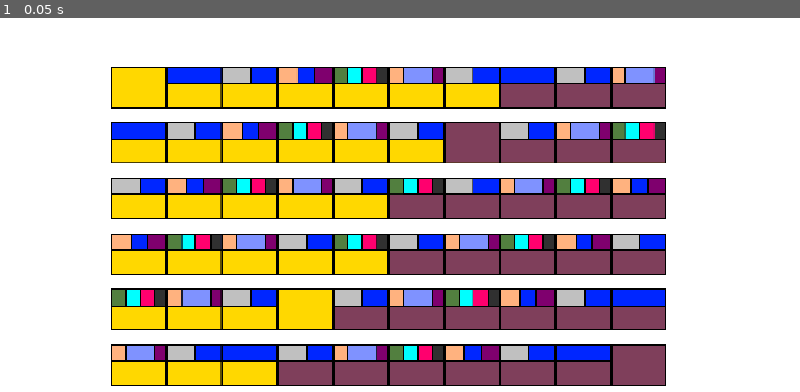
Above: before the commit, frame 1.
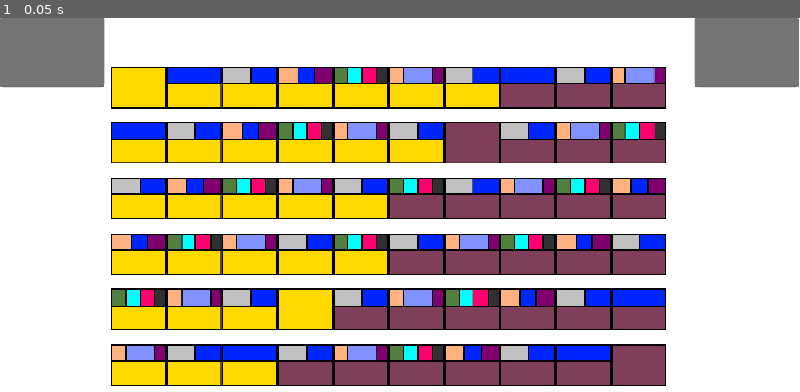
Above: after the commit, the same moment.

Repository: aduImperfect/DosaPointers
Game: Godot game, scene res://TSCN/main.tscn
Same seed, same stepped clock (60 frames per second), same inputs: the game is played once before the commit and once after it.
Inputs:
- Up to frame 1 (0.05 s): no input

The runs differ from the first frame. In frame 1, 4.9% of the frame differs, in the area x 0-100%, y 0-19%.

Commit message:
Detecting the plate using mouse handling!

Diff:
--- /dev/null
+++ b/dosa-pointers/TSCN/input_mgr.gd
@@ -0,0 +1,24 @@
+extends Node2D
+
+@export var levelGenNode : Node2D
+@export var playerTurnNo : int = 0
+
+@export var xOffset : float = 0
+@export var yOffset : float = 0
+
+# Called when the node enters the scene tree for the first time.
+func _ready() -> void:
+	xOffset = 30.0
+	yOffset = 30.0
+
+# Called every frame. 'delta' is the elapsed time since the previous frame.
+func _process(_delta: float) -> void:
+	pass
+
+func _input(_event: InputEvent) -> void:
+	if _event is InputEventMouseButton and _event.button_index == MOUSE_BUTTON_LEFT:
+		if _event.is_pressed():
+			for k in levelGenNode.levelNode.size:
+				if ((get_local_mouse_position().x >= (levelGenNode.levelNode.platesArr[k].position.x - xOffset)) && (get_local_mouse_position().x <= (levelGenNode.levelNode.platesArr[k].position.x + xOffset))) && ((get_local_mouse_position().y >= (levelGenNode.levelNode.platesArr[k].position.y - yOffset)) && (get_local_mouse_position().y <= (levelGenNode.levelNode.platesArr[k].position.y + yOffset))):
+					print("Selected A Plate: " + str(levelGenNode.levelNode.platesArr[k].plateVal) + " with Team Number: " + str(levelGenNode.levelNode.platesArr[k].teamNo))
+					pass
--- /dev/null
+++ b/dosa-pointers/TSCN/level.gd
@@ -0,0 +1,21 @@
+extends Node2D
+
+@export var platesArr : Array[Node2D]
+@export var xCol : int
+@export var yRow : int
+@export var size : int
+
+# Called when the node enters the scene tree for the first time.
+func _ready() -> void:
+	xCol = 10
+	yRow = 6
+	size = xCol * yRow
+	_find_all_plates()
+
+# Called every frame. 'delta' is the elapsed time since the previous frame.
+func _process(_delta: float) -> void:
+	pass
+
+func _find_all_plates() -> void:
+	for k in size:
+		platesArr.append(get_child(k))
--- a/dosa-pointers/TSCN/level.tscn
+++ b/dosa-pointers/TSCN/level.tscn
@@ -1,8 +1,10 @@
 [gd_scene format=3 uid="uid://cw2vsvkhbobeu"]
 
 [ext_resource type="PackedScene" uid="uid://cbhxm7ts62dt6" path="res://TSCN/plate.tscn" id="1_ar723"]
+[ext_resource type="Script" uid="uid://du0mtvh3luf2a" path="res://TSCN/level.gd" id="1_ucb7h"]
 
 [node name="Level" type="Node2D" unique_id=1957075048]
+script = ExtResource("1_ucb7h")
 
 [node name="Plate0" parent="." unique_id=1268479344 instance=ExtResource("1_ar723")]
 position = Vector2(200, 100)
--- a/dosa-pointers/TSCN/main.tscn
+++ b/dosa-pointers/TSCN/main.tscn
@@ -1,8 +1,32 @@
 [gd_scene format=3 uid="uid://ck7b8n47u8mno"]
 
 [ext_resource type="Script" uid="uid://bcymjl8af14uu" path="res://TSCN/level_gen.gd" id="1_fmnqs"]
+[ext_resource type="Script" uid="uid://cysk5dx5x2y8h" path="res://TSCN/input_mgr.gd" id="2_s5wa2"]
+[ext_resource type="Script" uid="uid://j2rgbxf2onca" path="res://TSCN/player_name.gd" id="3_gtjxt"]
+[ext_resource type="Script" uid="uid://duuiq4rywqvne" path="res://TSCN/player_score.gd" id="4_p3t1g"]
 
 [node name="Main" type="Node2D" unique_id=1377303025]
 
 [node name="LevelGen" type="Node2D" parent="." unique_id=369301372]
 script = ExtResource("1_fmnqs")
+
+[node name="InputMgr" type="Node2D" parent="." unique_id=2012272708 node_paths=PackedStringArray("levelGenNode")]
+script = ExtResource("2_s5wa2")
+levelGenNode = NodePath("../LevelGen")
+
+[node name="PlayerName" type="TextEdit" parent="." unique_id=1710223073]
+custom_minimum_size = Vector2(150, 100)
+offset_right = 150.0
+offset_bottom = 100.0
+theme_override_colors/font_color = Color(1, 1, 0.56078434, 1)
+theme_override_font_sizes/font_size = 30
+script = ExtResource("3_gtjxt")
+
+[node name="PlayerScore" type="TextEdit" parent="." unique_id=1262315777]
+custom_minimum_size = Vector2(150, 100)
+offset_left = 1000.0
+offset_right = 1100.0
+offset_bottom = 100.0
+theme_override_colors/font_color = Color(1, 1, 0, 1)
+theme_override_font_sizes/font_size = 40
+script = ExtResource("4_p3t1g")
--- /dev/null
+++ b/dosa-pointers/TSCN/player_name.gd
@@ -0,0 +1,11 @@
+extends TextEdit
+
+
+# Called when the node enters the scene tree for the first time.
+func _ready() -> void:
+	pass # Replace with function body.
+
+
+# Called every frame. 'delta' is the elapsed time since the previous frame.
+func _process(_delta: float) -> void:
+	pass
--- /dev/null
+++ b/dosa-pointers/TSCN/player_score.gd
@@ -0,0 +1,11 @@
+extends TextEdit
+
+
+# Called when the node enters the scene tree for the first time.
+func _ready() -> void:
+	pass # Replace with function body.
+
+
+# Called every frame. 'delta' is the elapsed time since the previous frame.
+func _process(_delta: float) -> void:
+	pass
Not shown, added: dosa-pointers/TSCN/input_mgr.gd.uid
Not shown, added: dosa-pointers/TSCN/level.gd.uid
Not shown, added: dosa-pointers/TSCN/player_name.gd.uid
Not shown, added: dosa-pointers/TSCN/player_score.gd.uid
